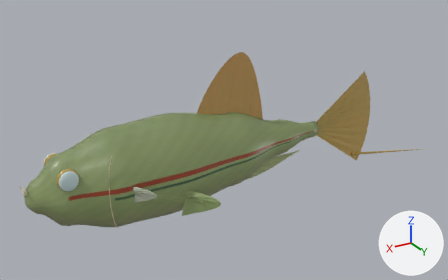
One commit to the glTF model assets/species/swordtail-mobile.glb: the scene before it, then after it.
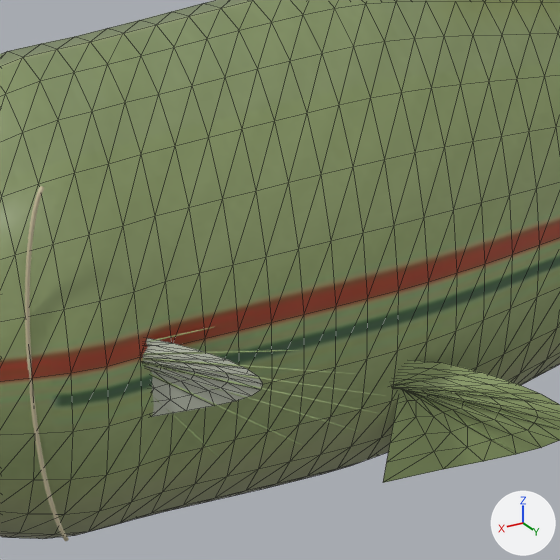
There are two pictures of each version: one whole from a 50 mm lens placed at (0.405, 0.749, 0.393), pointed at (-0.061, -0.028, 0.004), one close up on the part from 23% to 49% of the width and 42% to 83% of the height. Lighting does not change. The marker at lower right points along +X, +Y and +Z. The last two pictures show the newer version. Both versions are drawn at full value of the shape key 'female' of 'pectoral-left'; the numbers are the values there. The close-ups show mesh edges as thin lines. Vertices at exactly the same position are counted once.

In view in the first close-up: 'dorsal-ray', 'operculum', 'pectoral-left', 'pelvic-left', 'skin'.
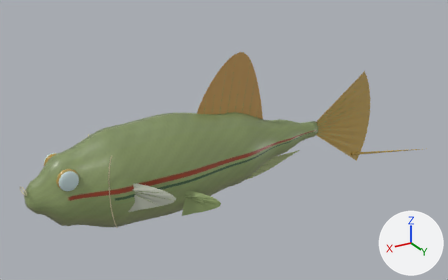
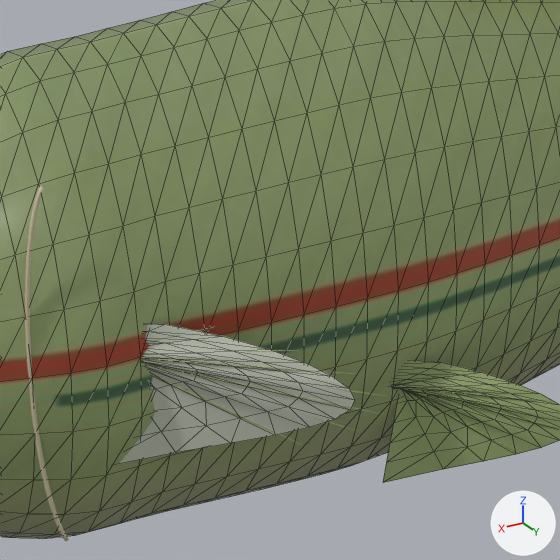
The change, as a diff of the scene's bpy script:
```diff
--- a/assets/species/swordtail-mobile.glb.py
+++ b/assets/species/swordtail-mobile.glb.py
@@ me_pectoral_left_007 @@
 # used by ob_pectoral_left; location = (0.0, 0.0, 0.0)
-me_pectoral_left_007.from_pydata(...)  # 90 vertices, 140 faces; spans x 0.0999..0.1428, y 0.0391..0.0658, z -0.0231..0.0077
+me_pectoral_left_007.from_pydata(...)  # 90 vertices, 140 faces; spans x 0.0789..0.1428, y 0.0391..0.0803, z -0.0356..0.0119
+# me_pectoral_left_007 part 1: 75 of 90 vertices moved; they spanned x 0.0999..0.1428, y 0.0391..0.0658, z -0.0231..0.0077 and now span x 0.0789..0.1428, y 0.0391..0.0803, z -0.0356..0.0119; mean shift (-0.0079, 0.0052, -0.0025); largest move (0.0999, 0.0658, -0.0077) -> (0.0789, 0.0803, -0.0119)
 me_pectoral_left_007.materials.append(mat_fin_pectoral_007)
```

Changed parts and their boxes [x1, y1, x2, y2] in the close-ups (560 x 560 px):
'pectoral-left', reshaped: before [142, 338, 263, 417]; after [119, 323, 355, 464]
